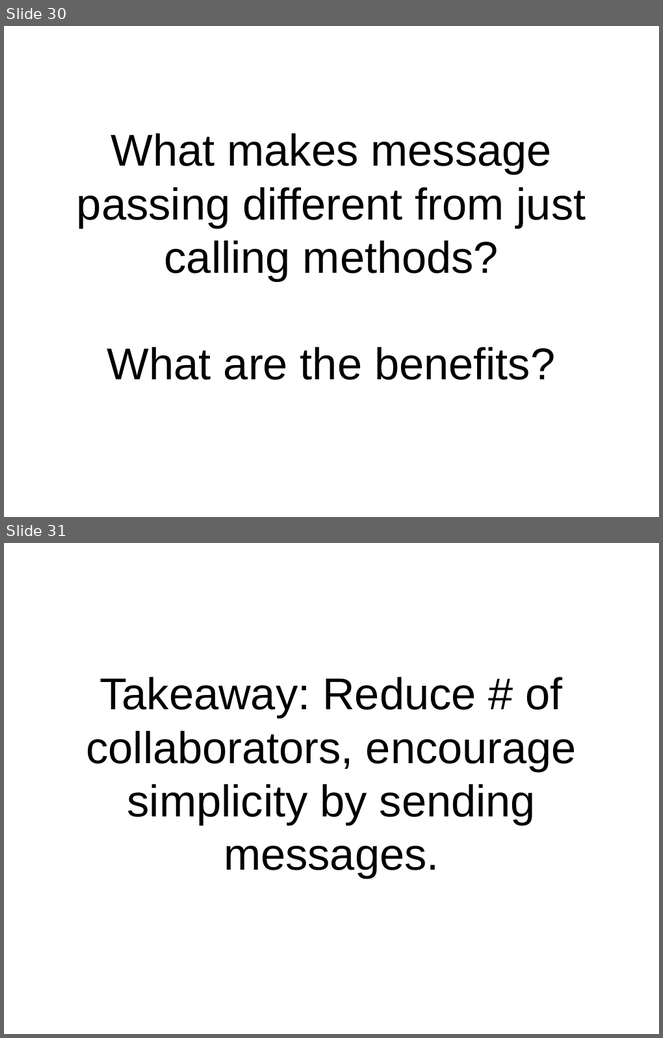
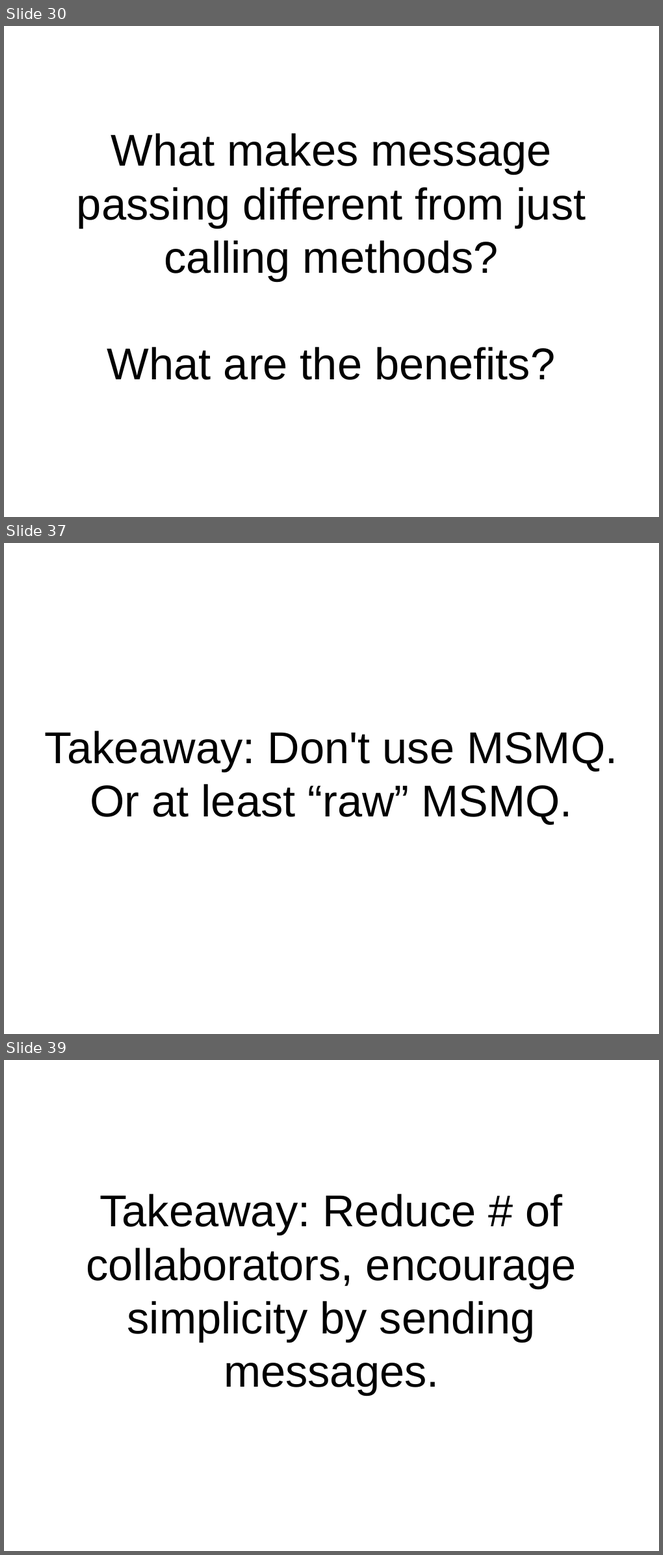
Before and after one commit to pseale/presentation-message-passing, a slide deck: message-passing.odp. Shown one above the other, each under a label of ours: slides 30 and 31 before the commit, slides 30, 37 and 39 after it; the slides between them are not shown. The pictures are 663x1038 and 663x1555 pixels, drawn with LibreOffice and Linux fonts; fonts in the diff are those of the drawing. Boxes give left, top, right and bottom in pixels: in the first picture for what was removed or moved away, otherwise in the second. Text is boxed around its words. In the diff, an @@ line names an element or a change of style, - is before the commit and + after.

```diff
--- a/message-passing.odp
+++ b/message-passing.odp
@@ slide 37 added at <box>4,543,659,1034</box>, background #FFFFFF @@
@@ subtitle added at <box>45,731,618,825</box>, 54 pt, text #000000 @@
+Takeaway: Don't use MSMQ. Or at least “raw” MSMQ.
@@ what was slide 31 is now slide 39 @@
```
Also in this commit, not shown: 2 slides changed, 7 other slides added, 27 other files.
